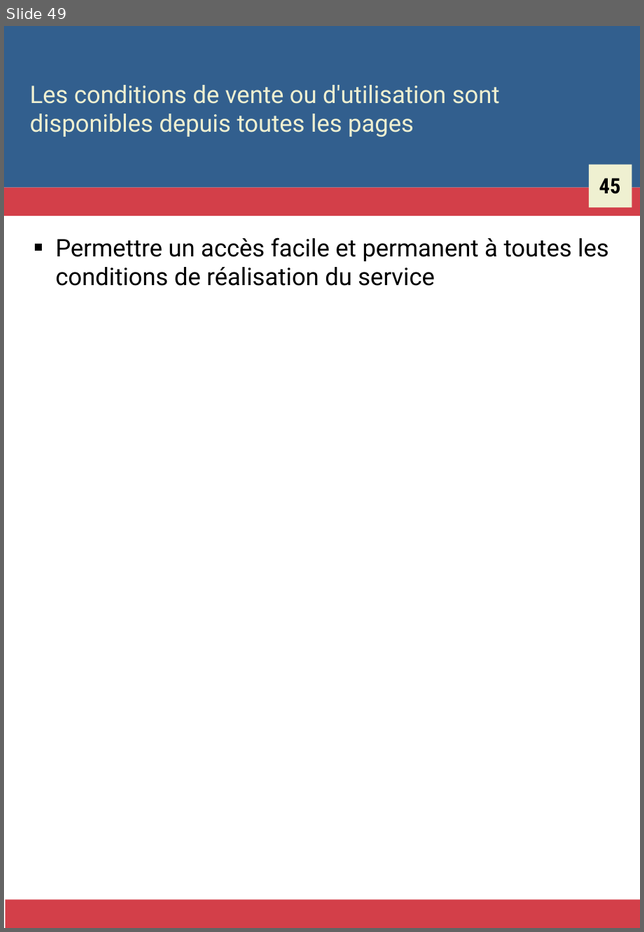
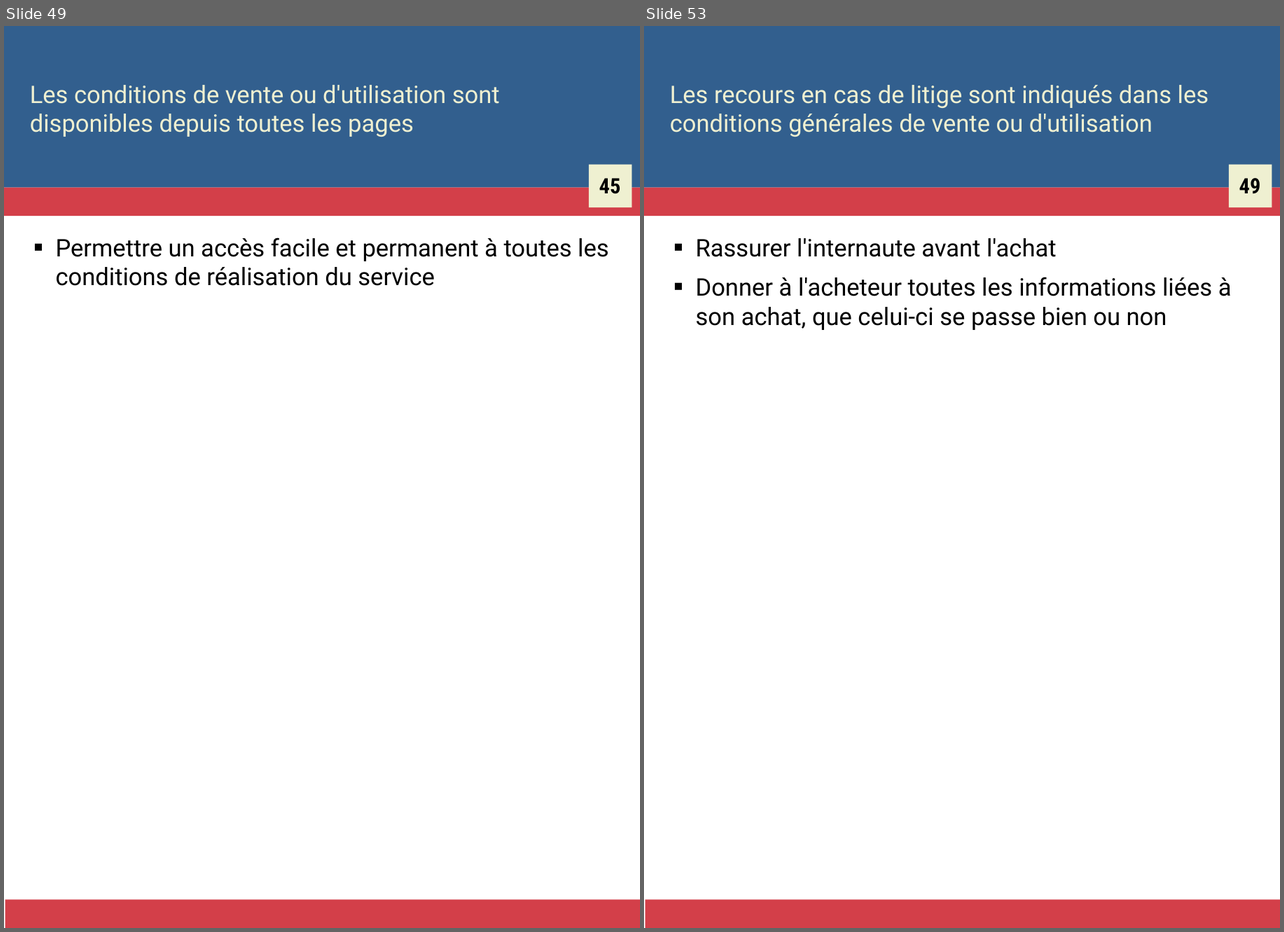
Before and after one commit to Zigazou/bonnes-pratiques-illustrees, a slide deck: bonnes-pratiques.odp. Shown side by side, each under a label of ours: slide 49 before the commit, slides 49 and 53 after it; the slides between them are not shown. The pictures are 644x932 and 1284x932 pixels, drawn with LibreOffice and Linux fonts; fonts in the diff are those of the drawing. Boxes give left, top, right and bottom in pixels: in the first picture for what was removed or moved away, otherwise in the second. Text is boxed around its words. In the diff, an @@ line names an element or a change of style, - is before the commit and + after.

```diff
--- a/bonnes-pratiques.odp
+++ b/bonnes-pratiques.odp
@@ slide 53 added at [644, 26, 1280, 928], background #FFFFFF; not listed: 4 template elements that a slide beside it also shows @@
@@ title added at [670, 85, 1209, 137], 16 pt, text #EFF0D1 @@
+Les recours en cas de litige sont indiqués dans les conditions générales de vente ou d'utilisation
@@ text added at [1239, 178, 1261, 194], 14 pt, text #000000, bold @@
+49
@@ text added at [696, 238, 1231, 330], 16 pt, text #000000 @@
+■ Rassurer l'internaute avant l'achat
+■ Donner à l'acheteur toutes les informations liées à son achat, que celui-ci se passe bien ou non
```
Also in this commit, not shown: 16 other slides added, 1 other file.
